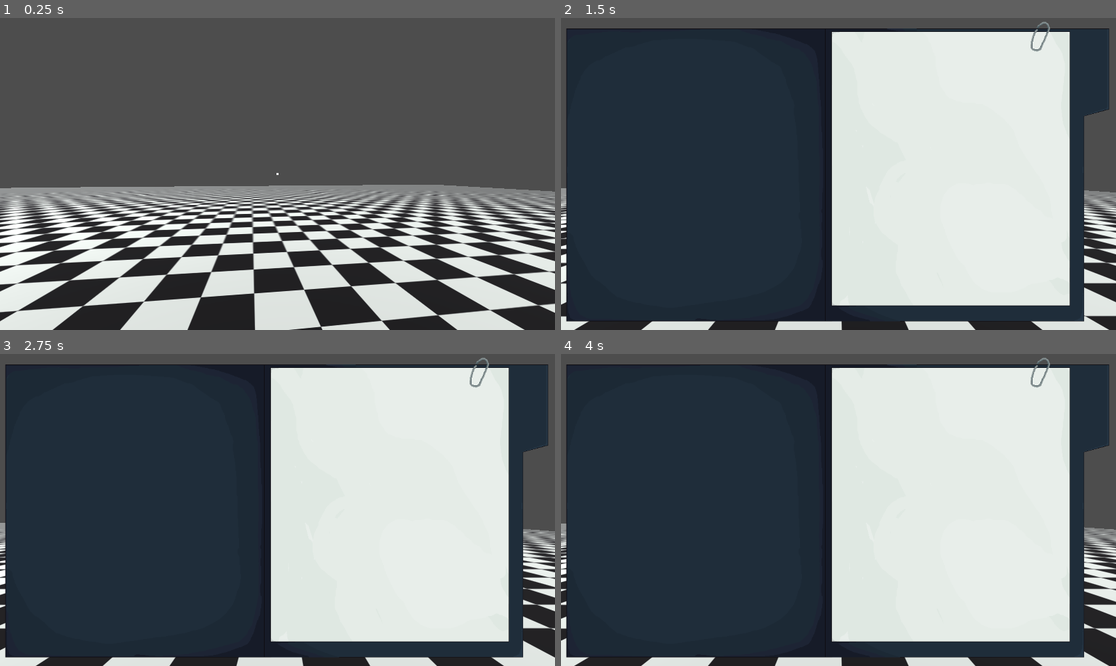
Above: before the commit, frames 1-4 (two rows, left to right).
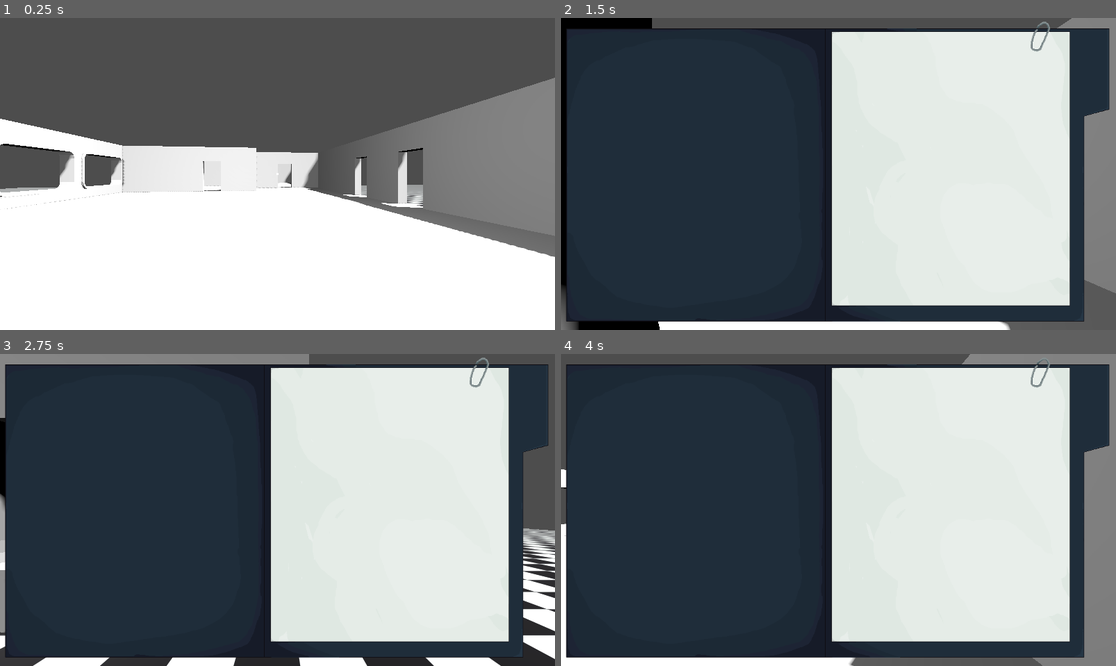
Above: after the commit, the same moments.

Repository: AqueleTaldoGabo/FelpoJam-Semtideiz
Game: Godot game, scene res://Source/Scenes/Levels/Cafeteria.tscn
The game is run twice, just before and just after one commit, with the same random seed, the same clock (stepped at 60 frames per second) and the same inputs. This scene is started directly instead of the project's main scene. Sound files missing from this copy of the repository are replaced by a short silence.
Inputs (mouse positions are in pixels of both pictures, inside the frame that each line leads up to):
- Up to frame 1 (0.25 s): no input
- Up to frame 2 (1.5 s): move the mouse to (960, 158) at 0.52 s; hold D (anda_direita) 0.53-1.28 s; hold Space (abrir_pagina) 0.53-1.28 s; move the mouse to (727, 189) at 1.27 s; hold S (anda_tras) from 1.28 s (still down); click (727, 189) at 1.35 s
- Up to frame 3 (2.75 s): move the mouse to (333, 441) at 2.02 s; release S (anda_tras) at 2.03 s; hold D (anda_direita) from 2.03 s (still down); hold Space (abrir_pagina) from 2.03 s (still down)
- Up to frame 4 (4 s): move the mouse to (810, 572) at 2.77 s; release D (anda_direita) at 2.78 s; release Space (abrir_pagina) at 2.78 s; hold W (anda_frente) 2.78-3.53 s; click (810, 572) at 2.85 s; move the mouse to (1005, 556) at 3.52 s; hold A (anda_esquerda) from 3.53 s (still down); hold Space (abrir_pagina) from 3.53 s (still down)

The runs differ from the first frame. In frame 1, 52% of the frame differs, in the area x 0-100%, y 19-100%; in frame 2, 8.5%; in frame 3, 7.5%; in frame 4, 8.0%.

Commit message:
cafeteria
🤠

Diff:
--- a/Source/Scenes/Levels/Cafeteria.tscn
+++ b/Source/Scenes/Levels/Cafeteria.tscn
@@ -2,6 +2,8 @@
 
 [ext_resource type="PackedScene" uid="uid://b78keg0ignt8j" path="res://Source/Player/player.tscn" id="1_n7cls"]
 [ext_resource type="Texture2D" uid="uid://s083hlepuqee" path="res://Source/Assets/Sprites/xadres.png" id="2_n7cls"]
+[ext_resource type="PackedScene" uid="uid://do0pirwq7qcc8" path="res://Source/Assets/Modelos/Cafeteria/TesteComJanelasNovas2.fbx" id="4_2elm2"]
+[ext_resource type="PackedScene" uid="uid://draij6dpugcym" path="res://Source/Scenes/Objects/Porta.tscn" id="5_qgrc7"]
 
 [sub_resource type="BoxShape3D" id="BoxShape3D_2elm2"]
 size = Vector3(60, 2, 60)
@@ -20,7 +22,11 @@
 shadow_enabled = true
 
 [node name="Player" parent="." unique_id=1240492296 instance=ExtResource("1_n7cls")]
-transform = Transform3D(1, 0, 0, 0, 1, 0, 0, 0, 1, 0.0077297688, 0.9880394, -0.03906679)
+transform = Transform3D(1, 0, 0, 0, 1, 0, 0, 0, 1, 0.0077297688, 0.3860966, -0.03906679)
+folha = true
+
+[node name="Player" parent="Player" unique_id=778632868 instance=ExtResource("1_n7cls")]
+transform = Transform3D(1, 0, 0, 0, 1, 0, 0, 0, 1, 0.0077297688, 0.3860966, -0.03906679)
 folha = true
 
 [node name="Chão" type="StaticBody3D" parent="." unique_id=623002619]
@@ -33,3 +39,17 @@
 transform = Transform3D(1, 0, 0, 0, 1, 0, 0, 0, 1, 0.014565945, -0.029417992, -0.07714462)
 material_overlay = SubResource("StandardMaterial3D_qgrc7")
 mesh = SubResource("BoxMesh_bn0h7")
+
+[node name="Porta" parent="." unique_id=839741734 instance=ExtResource("5_qgrc7")]
+transform = Transform3D(-0.26999992, 0, 0.00013662875, 0, 0.27, 0, -0.00013662875, 0, -0.26999992, 0.38806158, 0, -0.25598705)
+
+[node name="Porta2" parent="." unique_id=907805773 instance=ExtResource("5_qgrc7")]
+transform = Transform3D(-0.26999992, 0, 0.00013662875, 0, 0.27, 0, -0.00013662875, 0, -0.26999992, 0.40461934, 0.00642401, 0.924907)
+
+[node name="OmniLight3D" type="OmniLight3D" parent="Porta2" unique_id=943269242]
+transform = Transform3D(3.703704, 0, 0, 0, 3.7037036, 0, 0, 0, 3.703704, 15.019203, 10.709261, -0.007600546)
+omni_range = 4096.0
+omni_attenuation = 0.63
+
+[node name="TesteComJanelasNovas2" parent="." unique_id=1739106845 instance=ExtResource("4_2elm2")]
+transform = Transform3D(1, 0, 0, 0, 1, 0, 0, 0, 1, -16.117489, -0.41721177, -0.53290033)
Binary file added: Source/Assets/Modelos/Cafeteria/Cadeira.fbx
Not shown, added: Source/Assets/Modelos/Cafeteria/Cadeira.fbx.import
Binary file added: Source/Assets/Modelos/Cafeteria/Cadeira_0.png
Not shown, added: Source/Assets/Modelos/Cafeteria/Cadeira_0.png.import
Binary file added: Source/Assets/Modelos/Cafeteria/Jukekebox.fbx
Not shown, added: Source/Assets/Modelos/Cafeteria/Jukekebox.fbx.import
Binary file added: Source/Assets/Modelos/Cafeteria/Jukekebox_0.png
Not shown, added: Source/Assets/Modelos/Cafeteria/Jukekebox_0.png.import
Binary file added: Source/Assets/Modelos/Cafeteria/Jukekebox_1.png
Not shown, added: Source/Assets/Modelos/Cafeteria/Jukekebox_1.png.import
Binary file added: Source/Assets/Modelos/Cafeteria/Jukekebox_2.png
Not shown, added: Source/Assets/Modelos/Cafeteria/Jukekebox_2.png.import
(and 24 more such lines)
